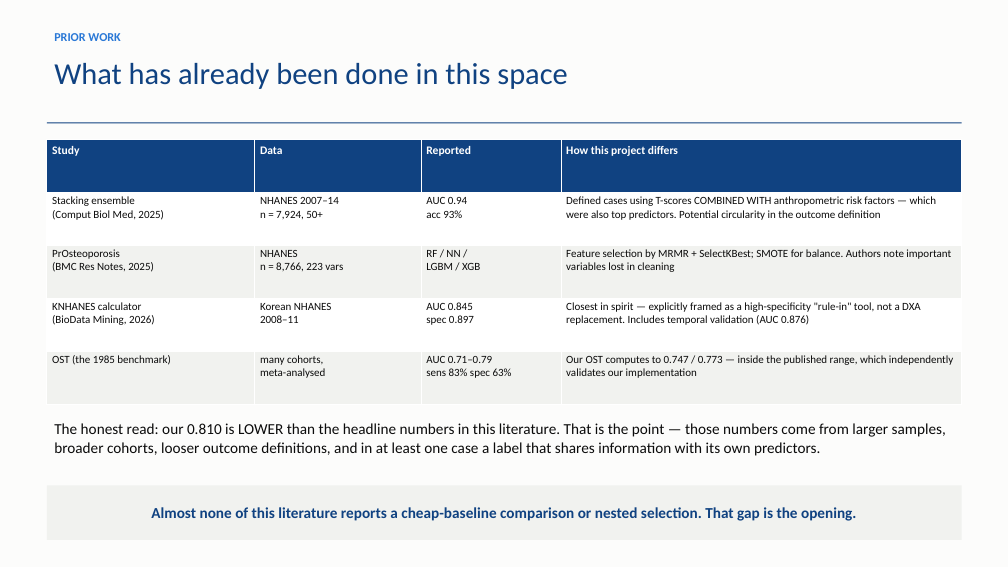
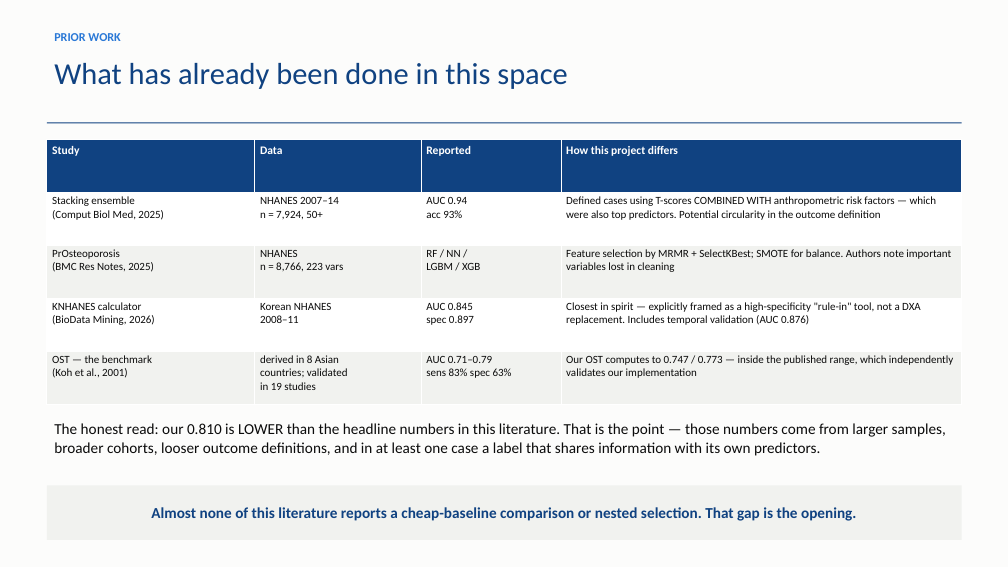
Before and after one commit to am12-dev/sf_26-27, a slide deck: slide 23 of Notes/Osteoporosis_ML_Specialist_Briefing.pptx. Drawn at 1008x567 pixels with LibreOffice and Linux fonts; fonts in the diff are those of the drawing. Boxes give left, top, right and bottom in pixels: in the first picture for what was removed or moved away, otherwise in the second. Text is boxed around its words. In the diff, an @@ line names an element or a change of style, - is before the commit and + after.

```diff
--- a/Notes/Osteoporosis_ML_Specialist_Briefing.pptx
+++ b/Notes/Osteoporosis_ML_Specialist_Briefing.pptx
@@ table at (47, 140, 962, 405) @@
-row 5, column 1: OST (the 1985 benchmark)
+row 5, column 1: OST — the benchmark / (Koh et al., 2001)
-row 5, column 2: many cohorts, / meta-analysed
+row 5, column 2: derived in 8 Asian / countries; validated / in 19 studies
```
Also in this commit, not shown: 3 other slides changed, 2 other files.
